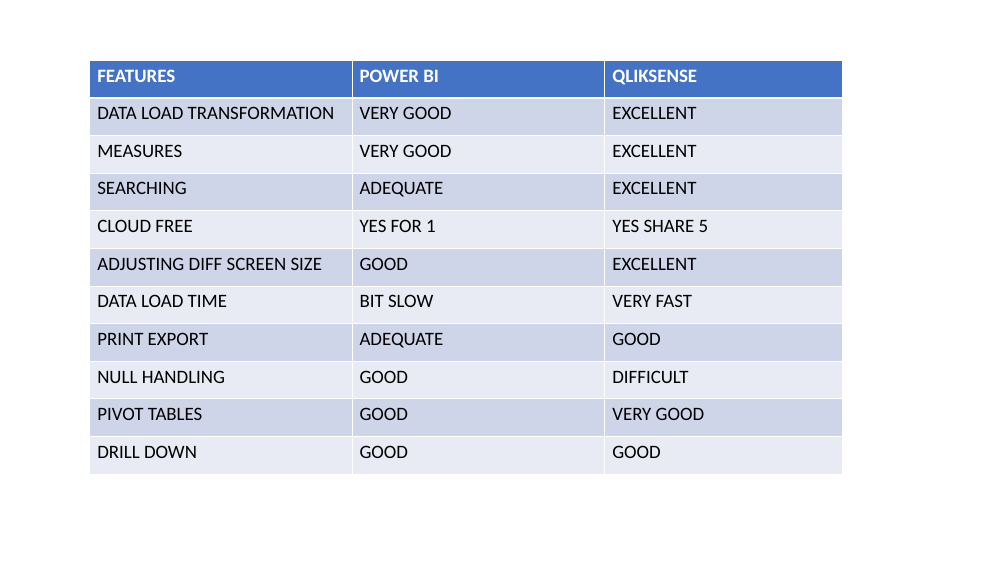
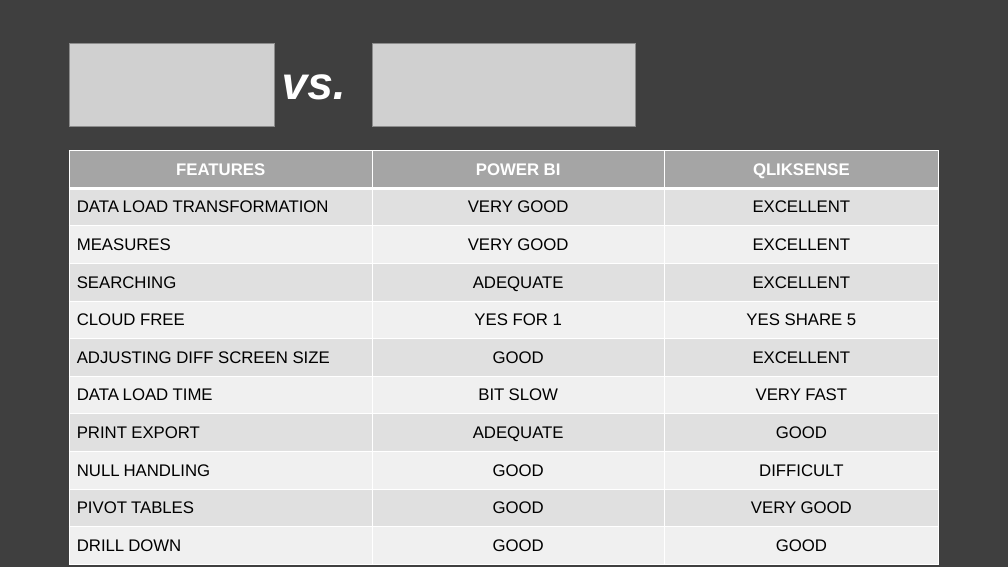
Before and after one commit to PurnimaChandel/Final-Project, a slide deck: slide 9 of Final_presentation.pptx. Drawn at 1008x567 pixels with LibreOffice and Linux fonts; fonts in the diff are those of the drawing; grey boxes stand for pictures. Boxes give left, top, right and bottom in pixels: in the first picture for what was removed or moved away, otherwise in the second. Text is boxed around its words. In the diff, an @@ line names an element or a change of style, - is before the commit and + after.

```diff
--- a/Final_presentation.pptx
+++ b/Final_presentation.pptx
@@ background #FFFFFF to #3F3F3F @@
@@ picture added at [70,43,275,127] @@
@@ picture added at [372,43,636,127] @@
@@ title added at [282,74,346,100], 44 pt, text #FFFFFF, bold, italic @@
+vs.
@@ table at [70,150,939,565] @@
@@ fill #4472C4 to #A5A5A5 in row 1 @@
@@ fill #CFD5EA to #E1E1E1 in 15 cells @@
@@ fill #E9EBF5 to #F0F0F0 in 15 cells @@
@@ size 18 to 16 pt, font Calibri to Arial @@
@@ alignment left to centre @@
@@ table: place and size @@
-table at [90,60,842,475]
+table at [70,150,939,565]
```
Also in this commit, not shown: 8 other slides changed.
